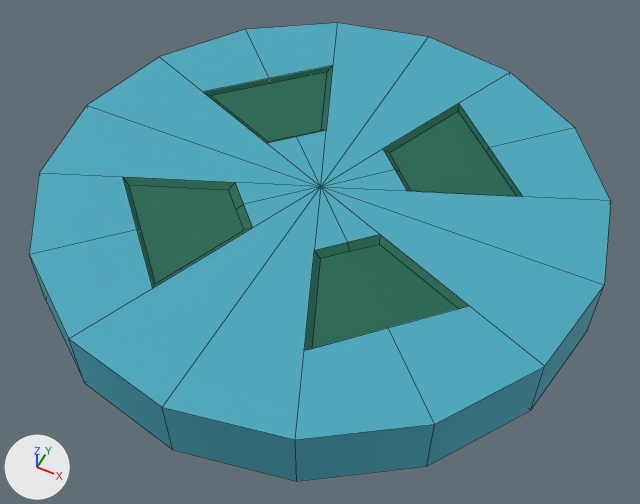
The FBX model Project_R4T_Capstone/Assets/3D Models/Reel.fbx as it was, and as the next commit left it.
The view is the same before and after, from a 50 mm lens placed at (0.621, -11.034, 2.246), pointed at (-0.316, -9.159, -0.098). Lighting does not change. The marker at lower left points along +X, +Y and +Z. Mesh edges are drawn as thin lines. Where no turn or scale is listed for an object, it has been applied to the vertices.

Objects in the first picture: 'Reel'.
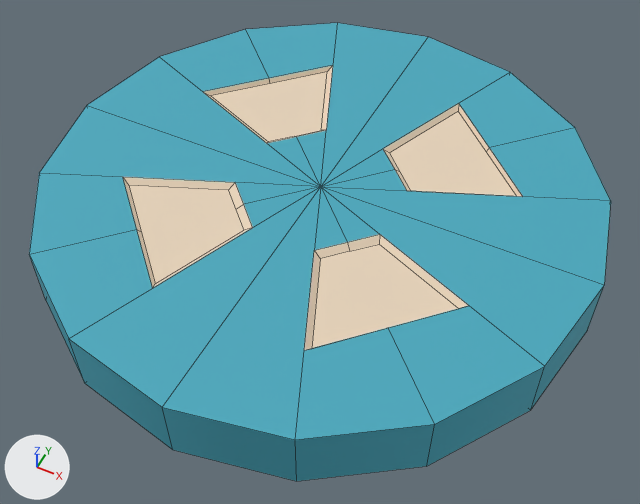
The newer file is also turned or shifted as a whole; pictures and numbers use the older file's frame.

Patch to the scene script:
```diff
--- a/Project_R4T_Capstone/Assets/3D Models/Reel.fbx.py
+++ b/Project_R4T_Capstone/Assets/3D Models/Reel.fbx.py
@@ mat_reelcolor2m @@
 mat_reelcolor2m = principled_material('ReelColor2M')
-mat_reelcolor2m.base_color = (0.00605, 0.133, 0.0782)  # dark green #12664f
+mat_reelcolor2m.base_color = (0.784, 0.644, 0.485)  # beige #e5d2b9
 mat_reelcolor2m.roughness = 0.749
```

What differs and where, as boxes [x1, y1, x2, y2] in the pictures (640 x 504 px):
'Reel', recoloured (green to beige): [119, 63, 525, 353] in both
